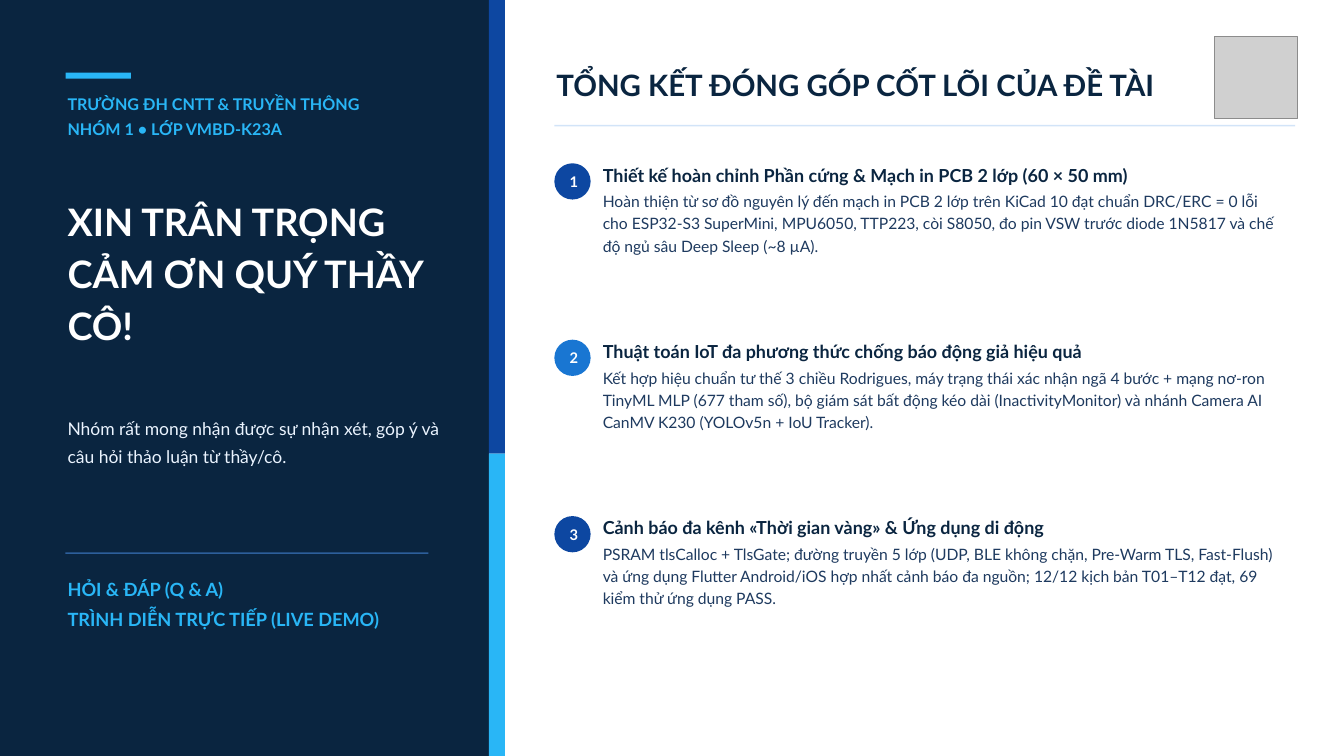
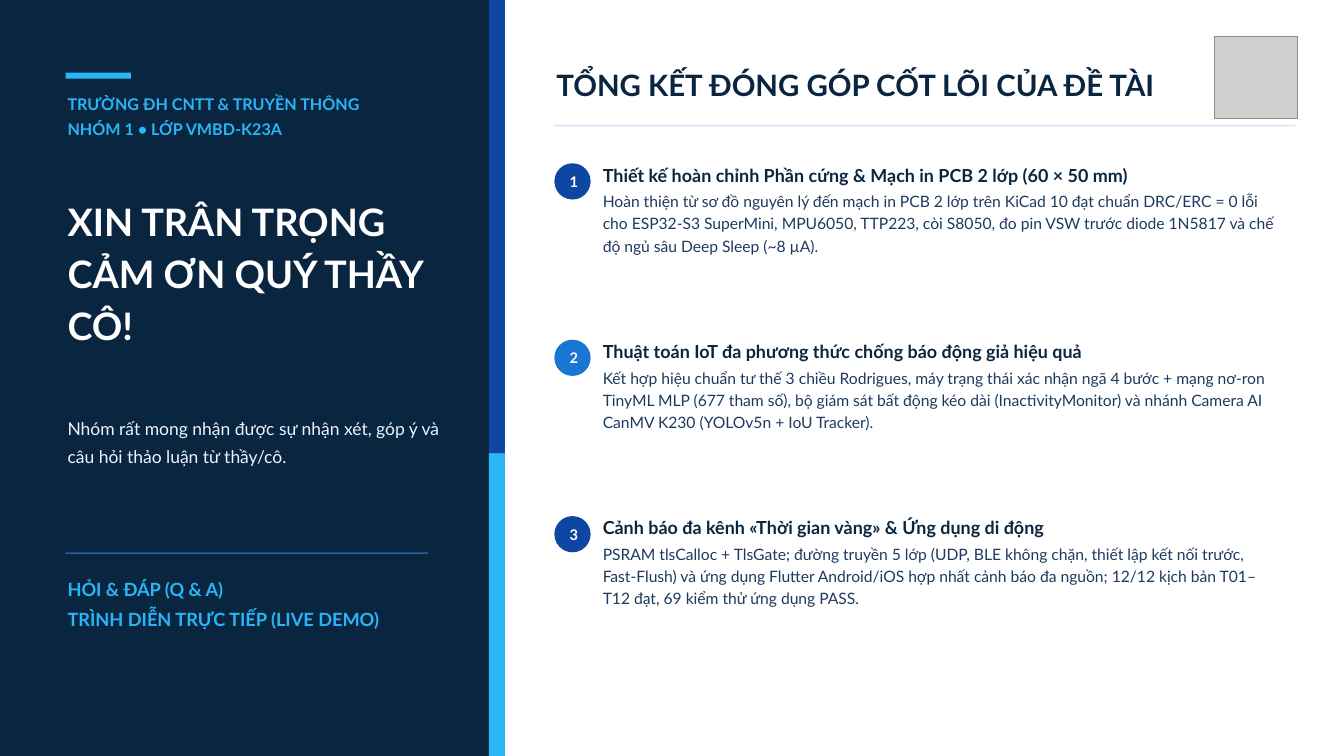
Before and after one commit to twhunq/Fall-Detect, a slide deck: slide 21 of docs/reports/Slide_Thuyet_Trinh_Nhom_1.pptx. Drawn at 1344x756 pixels with LibreOffice and Linux fonts; fonts in the diff are those of the drawing; grey boxes stand for pictures. Boxes give left, top, right and bottom in pixels: in the first picture for what was removed or moved away, otherwise in the second. Text is boxed around its words. In the diff, an @@ line names an element or a change of style, - is before the commit and + after.

```diff
--- a/docs/reports/Slide_Thuyet_Trinh_Nhom_1.pptx
+++ b/docs/reports/Slide_Thuyet_Trinh_Nhom_1.pptx
@@ text at <box>603,547,1256,607</box>: text changed @@
-PSRAM tlsCalloc + TlsGate; đường truyền 5 lớp (UDP, BLE không chặn, Pre-Warm TLS, Fast-Flush) và ứng dụng Flutter Android/iOS hợp nhất cảnh báo đa nguồn; 12/12 kịch bản T01–T12 đạt, 69 kiểm thử ứng dụng PASS.
+PSRAM tlsCalloc + TlsGate; đường truyền 5 lớp (UDP, BLE không chặn, thiết lập kết nối trước, Fast-Flush) và ứng dụng Flutter Android/iOS hợp nhất cảnh báo đa nguồn; 12/12 kịch bản T01–T12 đạt, 69 kiểm thử ứng dụng PASS.
```
Also in this commit, not shown: 7 other slides changed, 5 other files.
